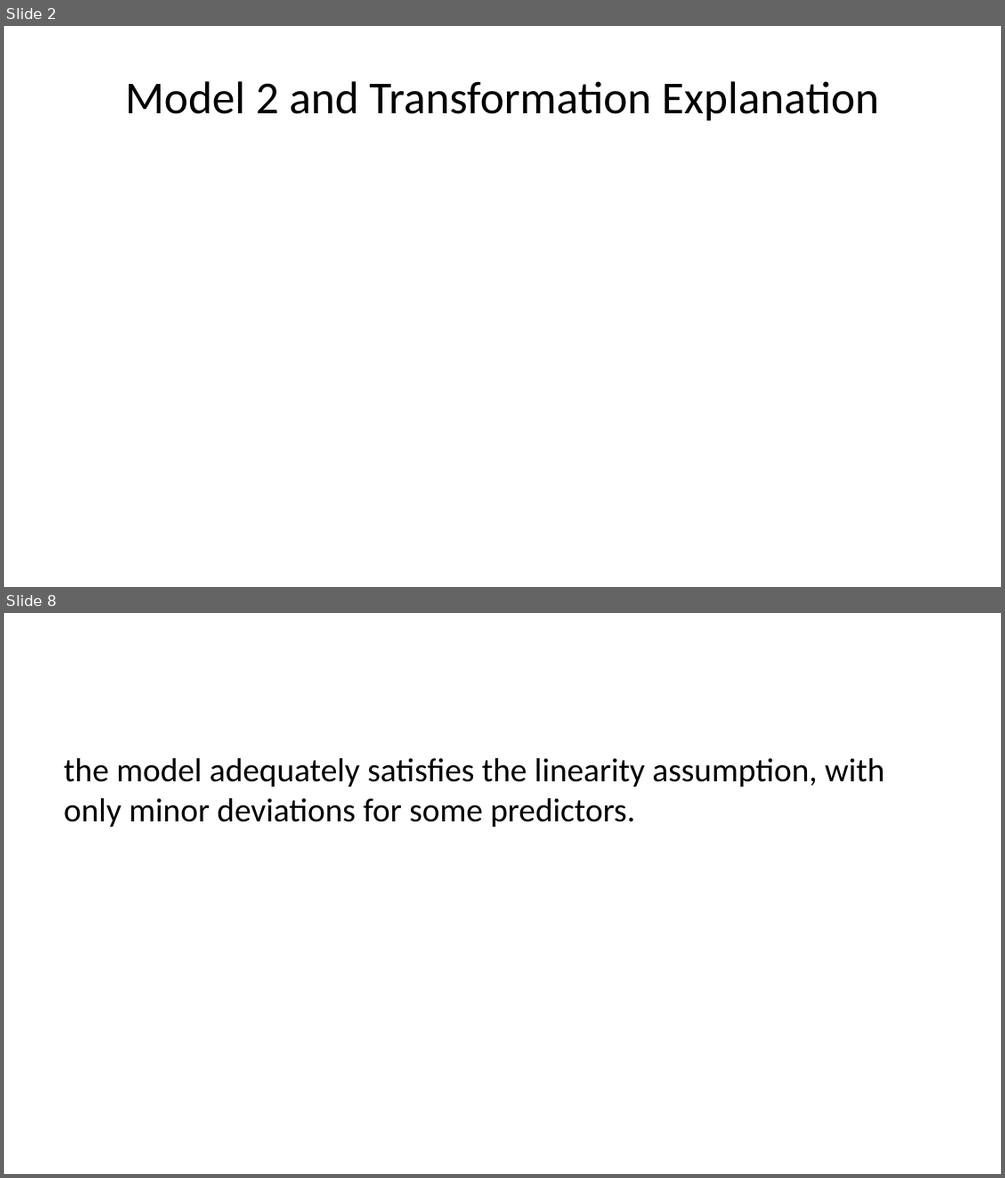
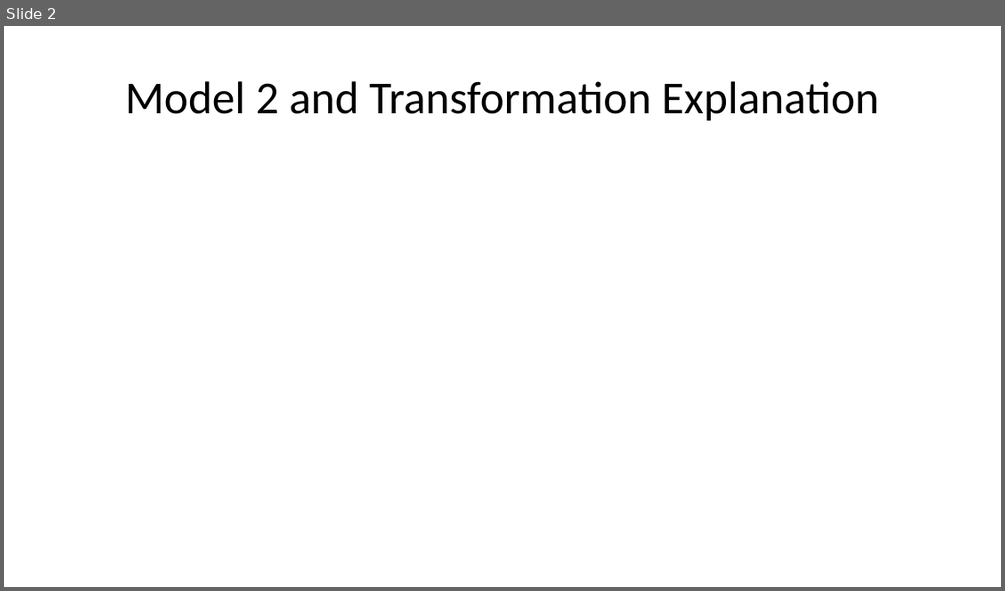
Before and after one commit to Yolanda101/quarto-slides, a slide deck: hello (3).pptx. Shown one above the other, each under a label of ours: slides 2 and 8 before the commit, slide 2 after it; the slides between them are not shown. The pictures are 1005x1178 and 1005x591 pixels, drawn with LibreOffice and Linux fonts; fonts in the diff are those of the drawing; grey boxes stand for pictures. Boxes give left, top, right and bottom in pixels: in the first picture for what was removed or moved away, otherwise in the second. Text is boxed around its words. In the diff, an @@ line names an element or a change of style, - is before the commit and + after.

```diff
--- a/hello (3).pptx
+++ b/hello (3).pptx
@@ slide 8 removed at bbox=[4, 613, 1001, 1174], background #FFFFFF @@
@@ text removed at bbox=[64, 758, 884, 827] @@
-the model adequately satisfies the linearity assumption, with only minor deviations for some predictors.
```
Also in this commit, not shown: 4 slides changed, 1 slide added, 4 other slides removed.
